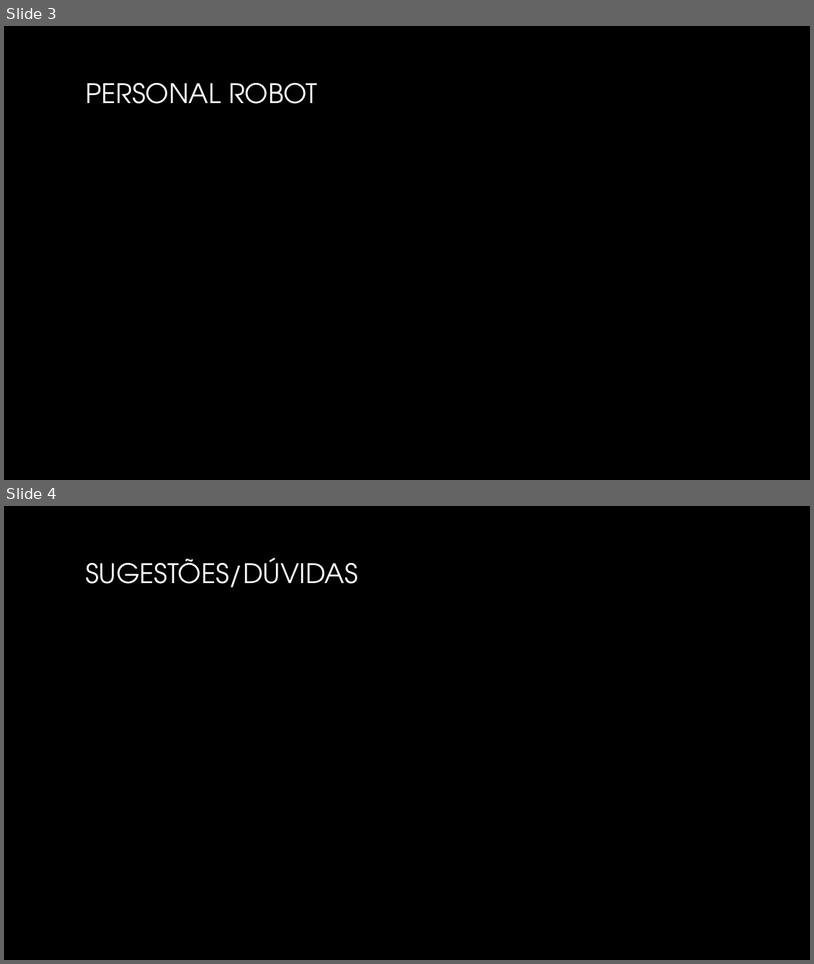
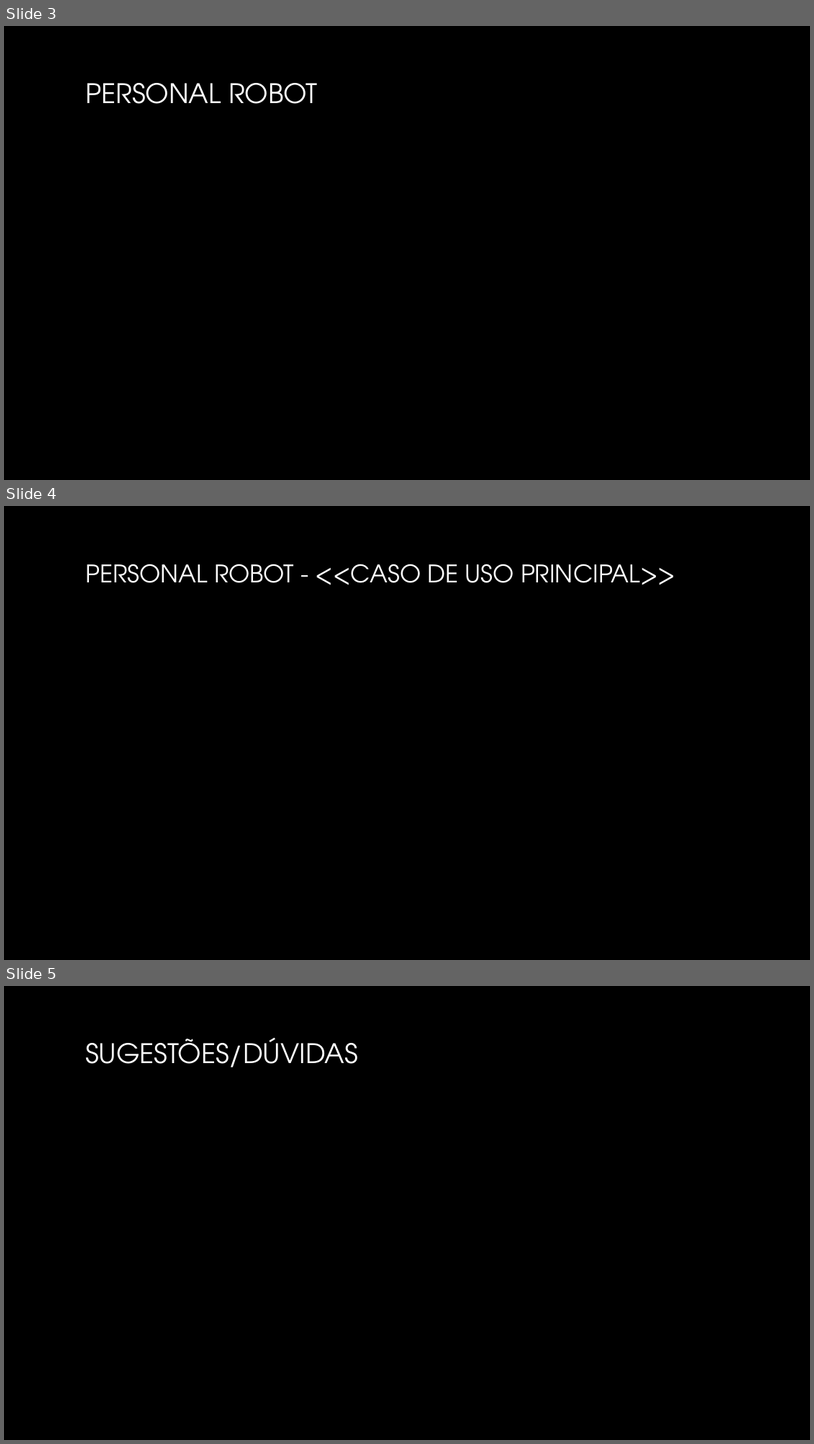
Before and after one commit to cadupaesleme/trabBot, a slide deck: Personal Robot - Apresentação - 12-03-2018.pptx. Shown one above the other, each under a label of ours: slides 3 and 4 before the commit, slides 3, 4 and 5 after it. The pictures are 814x964 and 814x1444 pixels, drawn with LibreOffice and Linux fonts; fonts in the diff are those of the drawing; background and template pictures are left out. Boxes give left, top, right and bottom in pixels: in the first picture for what was removed or moved away, otherwise in the second. Text is boxed around its words. In the diff, an @@ line names an element or a change of style, - is before the commit and + after.

Commit message:
Apresentção
coloquei a estrutura do caso de uso

```diff
--- a/Personal Robot - Apresentação - 12-03-2018.pptx
+++ b/Personal Robot - Apresentação - 12-03-2018.pptx
@@ slide 4 added at <box>4,506,810,960</box>, background picture (left out) @@
@@ title added at <box>85,564,676,585</box>, 28.8 pt, text gradient #FFFFFF to #A6A6A6 @@
+PERSONAL ROBOT - <<CASO DE USO PRINCIPAL>>
@@ what was slide 4 is now slide 5 @@
```
